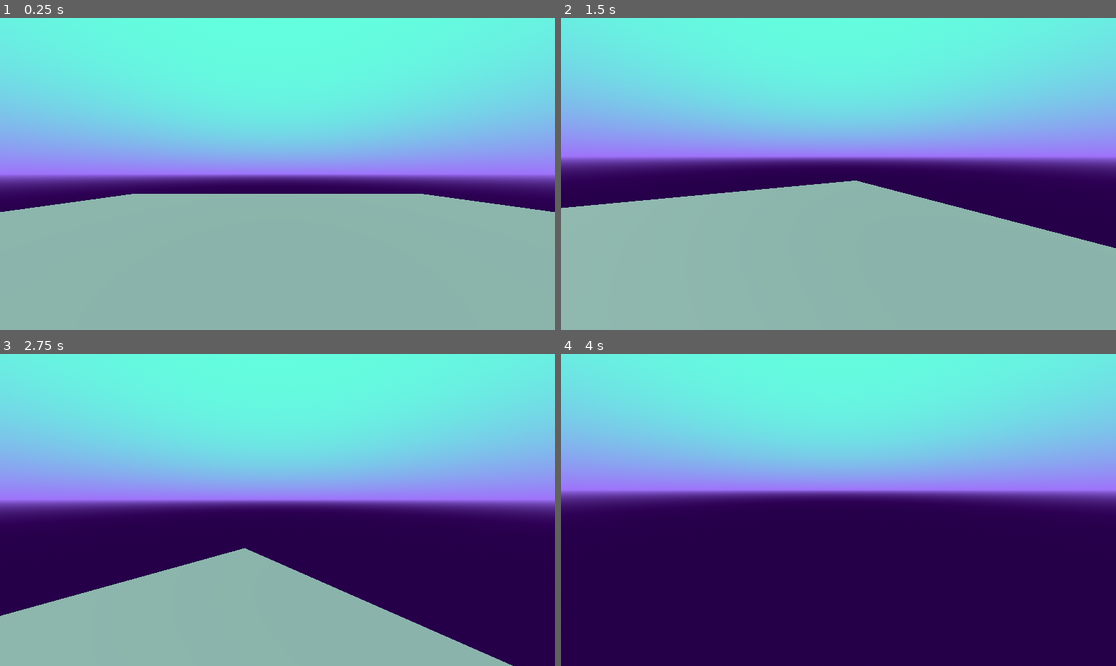
Above: before the commit, frames 1-4 (two rows, left to right).
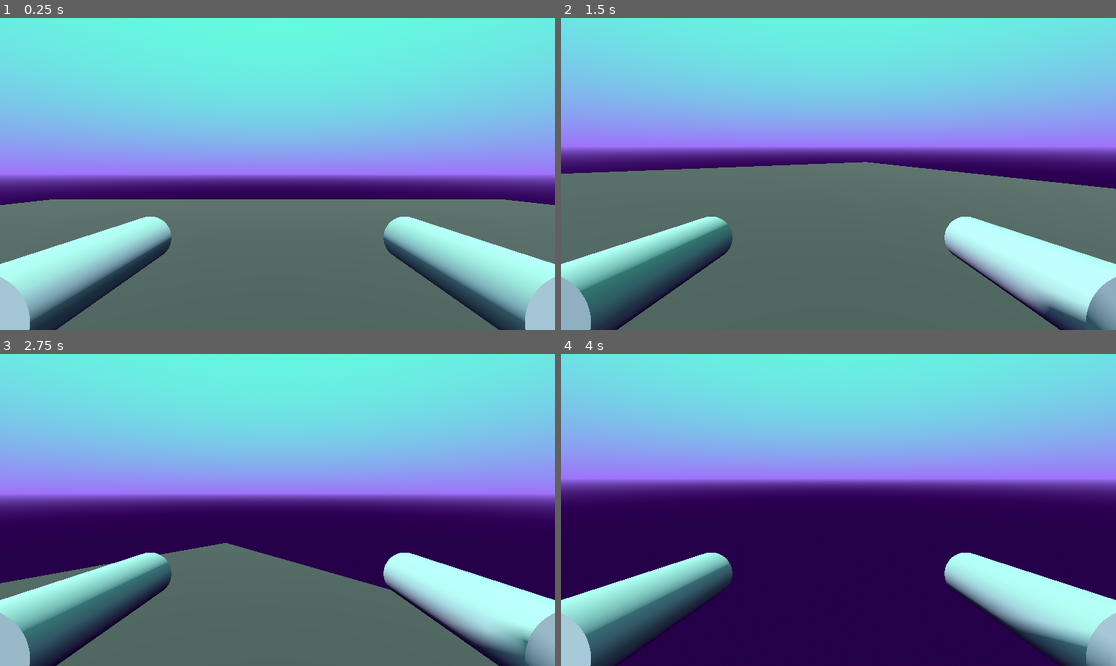
Above: after the commit, the same moments.

Repository: itzLuzy/Codependency
Game: Godot game, scene res://scenes/levels/level_0.tscn
The game is run twice, just before and just after one commit, with the same random seed, the same clock (stepped at 60 frames per second) and the same inputs. Before the commit the project starts from res://level_0.tscn.
Inputs (mouse positions are in pixels of both pictures, inside the frame that each line leads up to):
- Up to frame 1 (0.25 s): no input
- Up to frame 2 (1.5 s): tap Enter (ui_accept) at 0.5, 0.6 s; move the mouse to (960, 158) at 0.52 s; hold D (right) 0.53-1.28 s; click (960, 158) at 0.67 s; tap Space (jump, bound only after the commit) at 0.77, 0.8, 1.07, 1.35 s; move the mouse to (810, 174) at 1.27 s; hold W (up, bound only before the commit) from 1.28 s (still down)
- Up to frame 3 (2.75 s): keep holding W (up, bound only before the commit); tap Space (jump, bound only after the commit) at 1.52, 1.82, 2.3 s; tap Enter (ui_accept) at 1.55, 2.1 s; move the mouse to (288, 503) at 2.02 s
- Up to frame 4 (4 s): keep holding W (up, bound only before the commit); move the mouse to (832, 516) at 2.77 s; tap Enter (ui_accept) at 2.85 s; tap Space (jump, bound only after the commit) at 3.02, 3.32, 3.6, 3.77 s; move the mouse to (877, 513) at 3.52 s

The runs differ from the first frame. In frame 1, 42% of the frame differs, in the area x 0-100%, y 51-100%; in frame 2, 67%, in the area x 0-100%, y 19-100%; in frame 3, 41%; in frame 4, 33%.

Commit message:
feat: Added hands to the character
Character now has two nodes that represent the position of each of their hands

Diff:
--- a/player.tscn
+++ /dev/null
@@ -1,26 +0,0 @@
-[gd_scene load_steps=4 format=3 uid="uid://cb2piqp4tiwhn"]
-
-[ext_resource type="Script" path="res://player.gd" id="1_c16bj"]
-
-[sub_resource type="CapsuleShape3D" id="CapsuleShape3D_hf2tv"]
-
-[sub_resource type="CapsuleMesh" id="CapsuleMesh_7j341"]
-
-[node name="Player" type="CharacterBody3D"]
-script = ExtResource("1_c16bj")
-
-[node name="CollisionShape3D" type="CollisionShape3D" parent="."]
-shape = SubResource("CapsuleShape3D_hf2tv")
-
-[node name="MeshInstance3D" type="MeshInstance3D" parent="."]
-layers = 2
-mesh = SubResource("CapsuleMesh_7j341")
-
-[node name="CameraAnchor" type="Node3D" parent="."]
-transform = Transform3D(1, 0, 0, 0, 1, 0, 0, 0, 1, 0, 0.6, 0)
-
-[node name="Camera3D" type="Camera3D" parent="CameraAnchor"]
-transform = Transform3D(1, 0, 0, 0, 1, 0, 0, 0, 1, 0, 0.6, 0)
-cull_mask = 1048573
-fov = 95.0
-size = 0.1
--- a/project.godot
+++ b/project.godot
@@ -11,9 +11,9 @@
 [application]
 
 config/name="Codependency"
-run/main_scene="res://level_0.tscn"
+run/main_scene="res://scenes/levels/level_0.tscn"
 config/features=PackedStringArray("4.2", "Forward Plus")
-config/icon="res://icon.svg"
+config/icon="res://resources/icon.svg"
 
 [input]
 
@@ -59,17 +59,26 @@
 "events": [Object(InputEventKey,"resource_local_to_scene":false,"resource_name":"","device":-1,"window_id":0,"alt_pressed":false,"shift_pressed":false,"ctrl_pressed":false,"meta_pressed":false,"pressed":false,"keycode":0,"physical_keycode":68,"key_label":0,"unicode":100,"echo":false,"script":null)
 ]
 }
-up={
+forward={
 "deadzone": 0.5,
 "events": [Object(InputEventKey,"resource_local_to_scene":false,"resource_name":"","device":-1,"window_id":0,"alt_pressed":false,"shift_pressed":false,"ctrl_pressed":false,"meta_pressed":false,"pressed":false,"keycode":0,"physical_keycode":87,"key_label":0,"unicode":119,"echo":false,"script":null)
 ]
 }
-down={
+backwards={
 "deadzone": 0.5,
 "events": [Object(InputEventKey,"resource_local_to_scene":false,"resource_name":"","device":-1,"window_id":0,"alt_pressed":false,"shift_pressed":false,"ctrl_pressed":false,"meta_pressed":false,"pressed":false,"keycode":0,"physical_keycode":83,"key_label":0,"unicode":115,"echo":false,"script":null)
+]
+}
+jump={
+"deadzone": 0.5,
+"events": [Object(InputEventKey,"resource_local_to_scene":false,"resource_name":"","device":-1,"window_id":0,"alt_pressed":false,"shift_pressed":false,"ctrl_pressed":false,"meta_pressed":false,"pressed":false,"keycode":0,"physical_keycode":32,"key_label":0,"unicode":32,"echo":false,"script":null)
 ]
 }
 
 [layer_names]
 
 3d_render/layer_2="character"
+
+[physics]
+
+3d/default_gravity=20.0
--- a/level_0.tscn
+++ b/scenes/levels/level_0.tscn
@@ -1,12 +1,16 @@
-[gd_scene load_steps=6 format=3 uid="uid://circm4jhend7h"]
+[gd_scene load_steps=7 format=3 uid="uid://circm4jhend7h"]
 
-[ext_resource type="Environment" uid="uid://b3au6nu1qtev8" path="res://env.tres" id="1_ir4lb"]
-[ext_resource type="PackedScene" uid="uid://cb2piqp4tiwhn" path="res://player.tscn" id="2_6146x"]
+[ext_resource type="Environment" uid="uid://b3au6nu1qtev8" path="res://resources/env.tres" id="1_ks8n1"]
+[ext_resource type="PackedScene" uid="uid://cb2piqp4tiwhn" path="res://scenes/player.tscn" id="2_lhfdg"]
 
 [sub_resource type="BoxShape3D" id="BoxShape3D_dnajq"]
 size = Vector3(32, 1, 32)
 
+[sub_resource type="StandardMaterial3D" id="StandardMaterial3D_hpiwy"]
+albedo_color = Color(0.239216, 0.2, 0.2, 1)
+
 [sub_resource type="BoxMesh" id="BoxMesh_3ikg6"]
+material = SubResource("StandardMaterial3D_hpiwy")
 size = Vector3(32, 1, 32)
 
 [sub_resource type="CameraAttributesPhysical" id="CameraAttributesPhysical_teqkx"]
@@ -14,6 +18,7 @@
 [node name="Level0" type="Node3D"]
 
 [node name="Floor" type="StaticBody3D" parent="."]
+transform = Transform3D(1, 0, 0, 0, 1, 0, 0, 0, 1, 0, -0.5, 0)
 metadata/_edit_group_ = true
 
 [node name="CollisionShape3D" type="CollisionShape3D" parent="Floor"]
@@ -23,11 +28,11 @@
 mesh = SubResource("BoxMesh_3ikg6")
 
 [node name="WorldEnvironment" type="WorldEnvironment" parent="."]
-environment = ExtResource("1_ir4lb")
+environment = ExtResource("1_ks8n1")
 camera_attributes = SubResource("CameraAttributesPhysical_teqkx")
 
 [node name="DirectionalLight3D" type="DirectionalLight3D" parent="."]
 transform = Transform3D(1, 0, 0, 0, 0.643135, 0.765753, 0, -0.765753, 0.643135, 0, 32.8882, 21.2251)
+shadow_enabled = true
 
-[node name="Player" parent="." instance=ExtResource("2_6146x")]
-transform = Transform3D(1, 0, 0, 0, 1, 0, 0, 0, 1, 0, 1.5, 0)
+[node name="Player" parent="." instance=ExtResource("2_lhfdg")]
--- /dev/null
+++ b/scenes/player.tscn
@@ -0,0 +1,48 @@
+[gd_scene load_steps=5 format=3 uid="uid://cb2piqp4tiwhn"]
+
+[ext_resource type="Script" path="res://scripts/player.gd" id="1_c16bj"]
+
+[sub_resource type="CapsuleShape3D" id="CapsuleShape3D_hf2tv"]
+
+[sub_resource type="CapsuleMesh" id="CapsuleMesh_7j341"]
+
+[sub_resource type="CylinderMesh" id="CylinderMesh_sqdwm"]
+top_radius = 0.1
+bottom_radius = 0.1
+height = 0.6
+
+[node name="Player" type="CharacterBody3D"]
+script = ExtResource("1_c16bj")
+
+[node name="CollisionShape3D" type="CollisionShape3D" parent="."]
+transform = Transform3D(1, 0, 0, 0, 1, 0, 0, 0, 1, 0, 1, 0)
+shape = SubResource("CapsuleShape3D_hf2tv")
+
+[node name="MeshInstance3D" type="MeshInstance3D" parent="."]
+transform = Transform3D(1, 0, 0, 0, 1, 0, 0, 0, 1, 0, 1, 0)
+layers = 2
+mesh = SubResource("CapsuleMesh_7j341")
+
+[node name="CameraAnchorY" type="Node3D" parent="."]
+transform = Transform3D(1, 0, 0, 0, 1, 0, 0, 0, 1, 0, 1.3, 0)
+
+[node name="CameraAnchorX" type="Node3D" parent="CameraAnchorY"]
+
+[node name="Camera3D" type="Camera3D" parent="CameraAnchorY/CameraAnchorX"]
+transform = Transform3D(1, 0, 0, 0, 1, 0, 0, 0, 1, 0, 0.5, 0)
+fov = 70.0
+size = 0.1
+
+[node name="RHand" type="Node3D" parent="CameraAnchorY/CameraAnchorX"]
+transform = Transform3D(1, 0, 0, 0, 1, 0, 0, 0, 1, 0.6, 0.2, -0.45)
+
+[node name="MeshInstance3D" type="MeshInstance3D" parent="CameraAnchorY/CameraAnchorX/RHand"]
+transform = Transform3D(1.91069e-15, 4.37114e-08, -1, 1, -4.37114e-08, 0, -4.37114e-08, -1, -4.37114e-08, 0, 0, -0.3)
+mesh = SubResource("CylinderMesh_sqdwm")
+
+[node name="LHand" type="Node3D" parent="CameraAnchorY/CameraAnchorX"]
+transform = Transform3D(1, 0, 0, 0, 1, 0, 0, 0, 1, -0.6, 0.2, -0.45)
+
+[node name="MeshInstance3D" type="MeshInstance3D" parent="CameraAnchorY/CameraAnchorX/LHand"]
+transform = Transform3D(1.91069e-15, 4.37114e-08, -1, 1, -4.37114e-08, 0, -4.37114e-08, -1, -4.37114e-08, 0, 0, -0.3)
+mesh = SubResource("CylinderMesh_sqdwm")
--- a/player.gd
+++ b/scripts/player.gd
@@ -4,13 +4,18 @@
 const SPEED = 10
 const JUMP_VELOCITY = 7
 var sensibility = 0.7
-var max_camera_angle = 70
-var min_camera_angle = -70
+var max_camera_angle = 90
+var min_camera_angle = -45
 
 # Get the gravity from the project settings to be synced with RigidBody nodes.
 var gravity = ProjectSettings.get_setting("physics/3d/default_gravity")
-@onready var camera_anchor := $CameraAnchor
-@onready var camera := $CameraAnchor/Camera3D
+@onready var camera_anchor_y := $CameraAnchorY
+@onready var camera_anchor_x = $CameraAnchorY/CameraAnchorX
+@onready var camera := $CameraAnchorY/CameraAnchorX/Camera3D
+@onready var r_hand = $CameraAnchorY/CameraAnchorX/RHand
+@onready var l_hand = $CameraAnchorY/CameraAnchorX/LHand
+
+
 
 func _unhandled_input(event: InputEvent) -> void:
 	if event is InputEventMouseButton:
@@ -19,24 +24,22 @@
 		Input.set_mouse_mode(Input.MOUSE_MODE_VISIBLE)
 	if Input.get_mouse_mode() == Input.MOUSE_MODE_CAPTURED:
 		if event is InputEventMouseMotion:
-			camera_anchor.rotate_y(-event.relative.x * 0.005 * sensibility)
-			camera.rotate_x(-event.relative.y * 0.005 * sensibility)
-			camera.rotation.x = clamp(camera.rotation.x, deg_to_rad(min_camera_angle), deg_to_rad(max_camera_angle))
+			camera_anchor_y.rotate_y(-event.relative.x * 0.005 * sensibility)
+			camera_anchor_x.rotate_x(-event.relative.y * 0.005 * sensibility)
+			camera_anchor_x.rotation.x = clamp(camera_anchor_x.rotation.x, deg_to_rad(min_camera_angle), deg_to_rad(max_camera_angle))
 
 
 func _physics_process(delta: float) -> void:
-	# Add the gravity.
 	if not is_on_floor():
 		velocity.y -= gravity * delta
 
-	# Handle Jump.
-	if Input.is_action_just_pressed("ui_accept") and is_on_floor():
+	if Input.is_action_just_pressed("jump") and is_on_floor():
 		velocity.y = JUMP_VELOCITY
 
 	# Get the input direction and handle the movement/deceleration.
 	# As good practice, you should replace UI actions with custom gameplay actions.
-	var input_dir := Input.get_vector("left", "right", "up", "down")
-	var direction = (camera_anchor.transform.basis * Vector3(input_dir.x, 0, input_dir.y)).normalized()
+	var input_dir := Input.get_vector("left", "right", "forward", "backwards")
+	var direction = (camera_anchor_y.transform.basis * Vector3(input_dir.x, 0, input_dir.y)).normalized()
 	if direction:
 		velocity.x = direction.x * SPEED
 		velocity.z = direction.z * SPEED
Renamed: env.tres -> resources/env.tres
Renamed: icon.svg -> resources/icon.svg
Not shown, changed: resources/icon.svg.import
